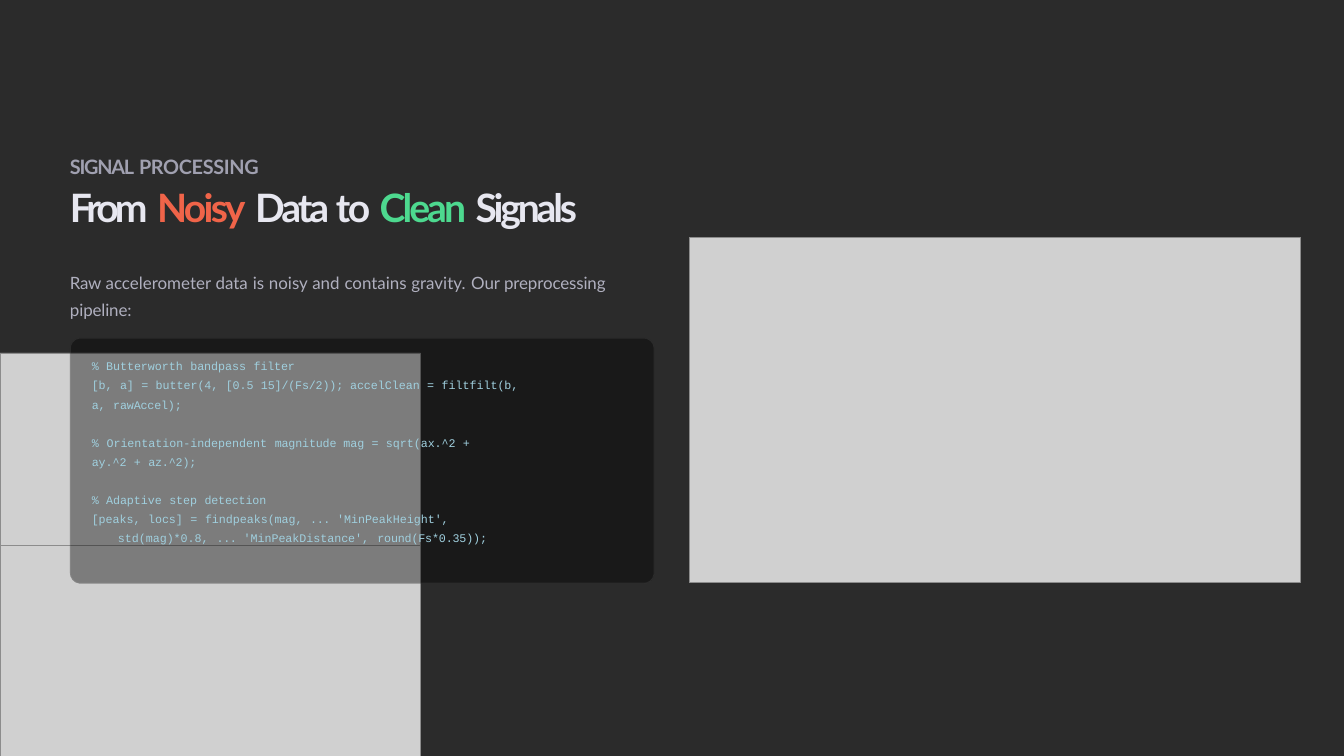
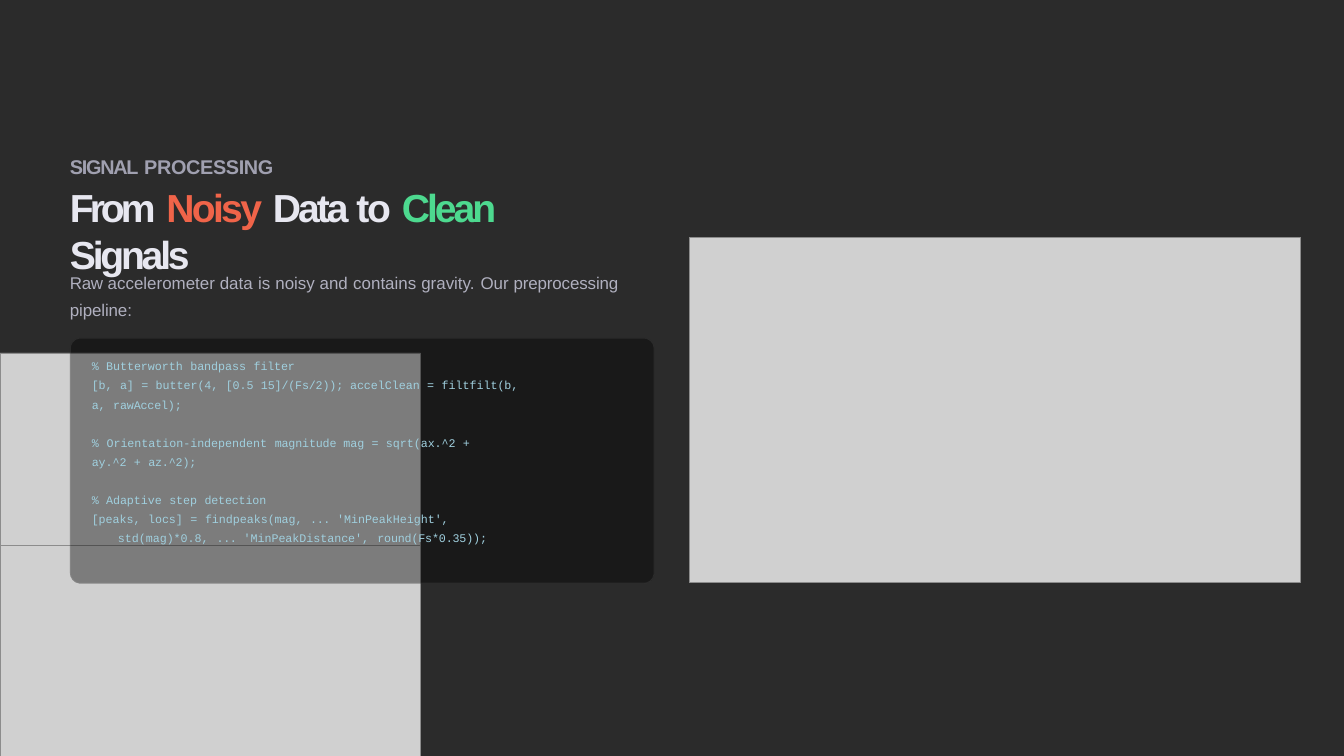
Before and after one commit to abduelmorsi/nighquest-fitsense-ai, a slide deck: slide 4 of presentation.pptx. Drawn at 1344x756 pixels with LibreOffice and Linux fonts; fonts in the diff are those of the drawing; grey boxes stand for pictures; background and template pictures are left out; a plain dark background stands for a picture behind light text. Boxes give left, top, right and bottom in pixels: in the first picture for what was removed or moved away, otherwise in the second. Text is boxed around its words. In the diff, an @@ line names an element or a change of style, - is before the commit and + after.

```diff
--- a/presentation.pptx
+++ b/presentation.pptx
@@ title "SIGNAL PROCESSING" at [70, 160, 496, 277]: font Lato to Arial @@
@@ text at [70, 275, 619, 320]: font Lato to Arial in "Raw accelerometer data is noisy and contains ...", "pipeline:" @@
```
Also in this commit, not shown: 7 other slides changed, 1 other file.
